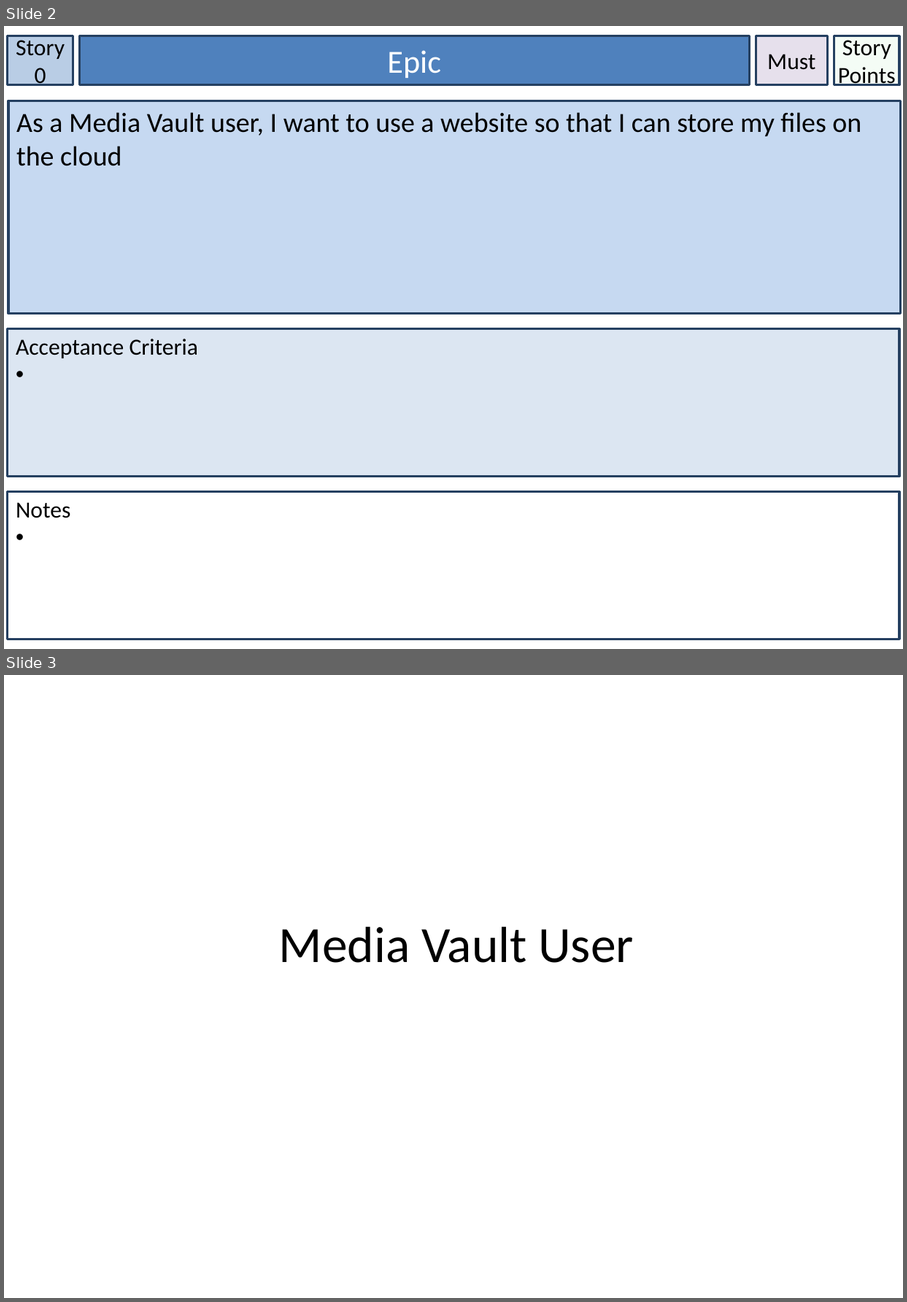
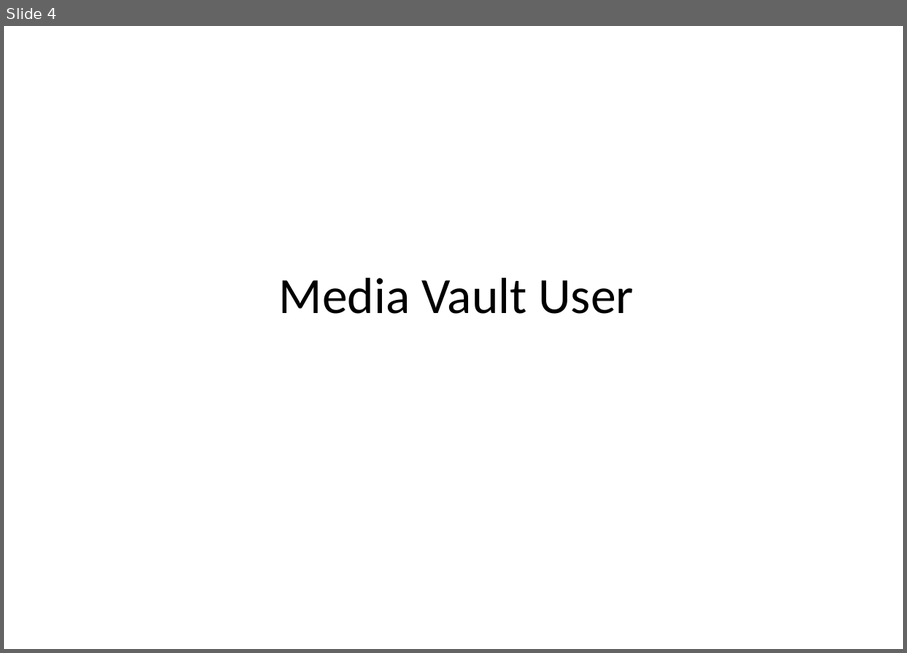
Before and after one commit to Lewibra/IFB299, a slide deck: Stories/Story Cards.pptx. Shown one above the other, each under a label of ours: slides 2 and 3 before the commit, slide 4 after it. The pictures are 907x1302 and 907x653 pixels, drawn with LibreOffice and Linux fonts; fonts in the diff are those of the drawing. Boxes give left, top, right and bottom in pixels: in the first picture for what was removed or moved away, otherwise in the second. Text is boxed around its words. In the diff, an @@ line names an element or a change of style, - is before the commit and + after.

```diff
--- a/Stories/Story Cards.pptx
+++ b/Stories/Story Cards.pptx
@@ slide 2 removed at (4, 26, 903, 649), background #FFFFFF @@
@@ rectangle removed at (8, 36, 73, 85) @@
-Story 0
@@ rectangle removed at (80, 36, 750, 85) @@
-Epic
@@ rectangle removed at (757, 36, 829, 85) @@
-Must
@@ rectangle removed at (835, 36, 900, 85) @@
-Story Points
@@ rectangle removed at (8, 100, 901, 314) @@
-As a Media Vault user, I want to use a website so that I can store my files on the cloud
@@ rectangle removed at (8, 329, 900, 476) @@
-Acceptance Criteria
@@ rectangle removed at (8, 492, 900, 639) @@
-Notes
@@ what was slide 3 is now slide 4 @@
```
Also in this commit, not shown: 2 slides changed, 2 slides added, 1 other file.
